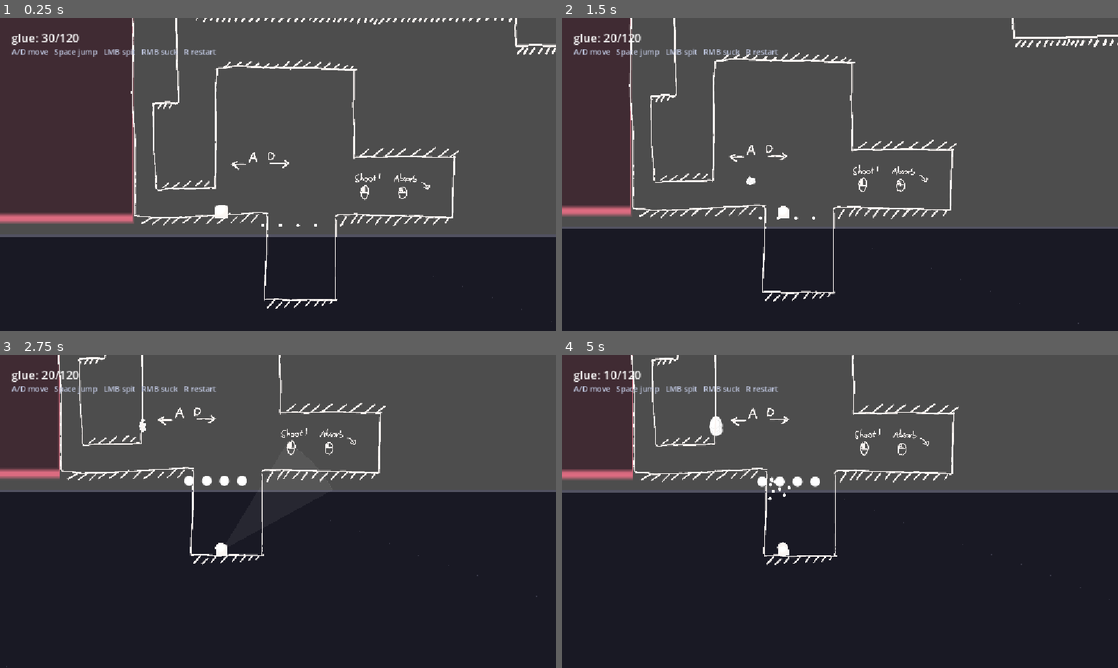
Above: before the commit, frames 1-4 (two rows, left to right).
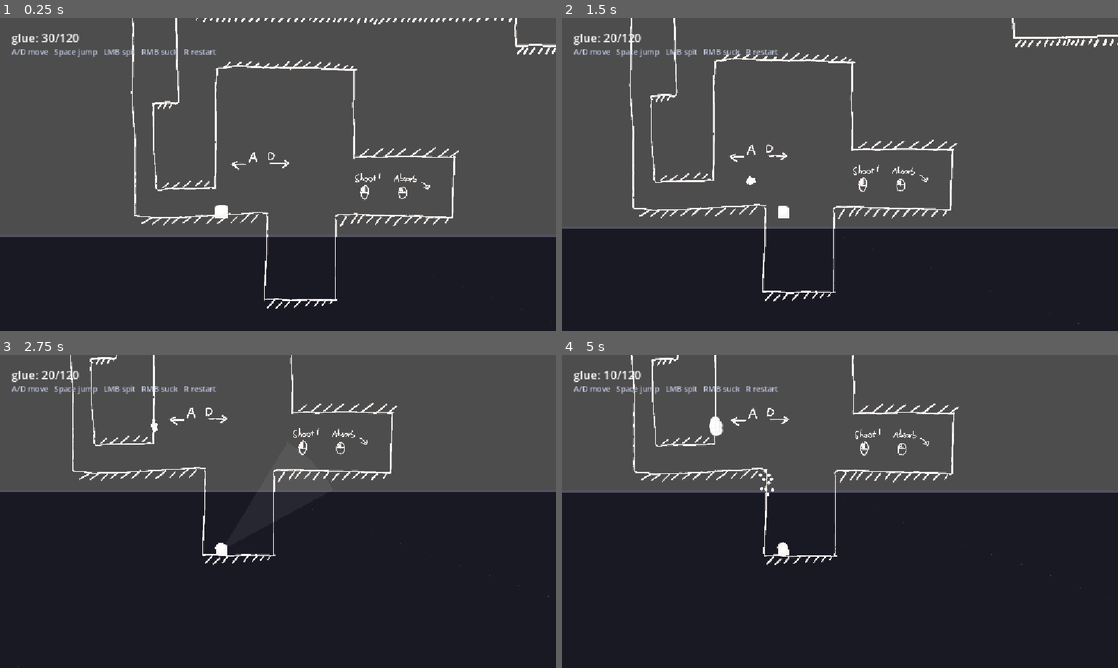
Above: after the commit, the same moments.

Repository: Node000/lumpy
Game: Godot game, scene res://scenes/levels/player_test.tscn
Two runs of this game, one before a commit and one after it. Both use one fixed random seed, a clock stepped at 60 frames per second and the inputs below.
Inputs (mouse positions are in pixels of both pictures, inside the frame that each line leads up to):
- Up to frame 1 (0.25 s): no input
- Up to frame 2 (1.5 s): tap Enter at 0.5 s; move the mouse to (962, 158) at 0.52 s; hold Space (jump) 0.53-1.28 s; hold D (move_right) from 0.53 s (still down); move the mouse to (728, 190) at 1.27 s; click (728, 190) at 1.35 s
- Up to frame 3 (2.75 s): tap Space (jump) at 1.52, 1.55, 1.82, 2.3 s; move the mouse to (333, 442) at 2.02 s; release D (move_right) at 2.03 s; hold A (move_left) from 2.03 s (still down); hold Right mouse button (suck_glue) from 2.03 s (still down)
- Up to frame 4 (5 s): move the mouse to (812, 574) at 2.77 s; release A (move_left) at 2.78 s; release Right mouse button (suck_glue) at 2.78 s; hold D (move_right) 2.78-4.28 s; tap H at 2.85 s; tap Space (jump) at 3.02, 3.05, 3.32, 4.52, 4.55, 4.82 s; move the mouse to (1006, 558) at 3.52 s; hold Space (jump) 3.53-4.28 s; move the mouse to (673, 464) at 4.27 s; hold A (move_left) from 4.28 s (still down); click (673, 464) at 4.35 s

The runs differ from the first frame. In frame 1, 15% of the frame differs, in the area x 0-57%, y 0-67%; in frame 2, 8.7%; in frame 3, 6.8%; in frame 4, 5.1%.

Commit message:
chore: remove code-generated glue balls, glue is hand-placed only

Diff:
--- a/builders/build_paint_lab.gd
+++ /dev/null
@@ -1,69 +0,0 @@
-extends SceneBuilderBase
-## Builds the paint-lab sample level: a small floor plus a few painted walls
-## with placeholder textures (replace res://assets/walls/*.png with your own).
-## This is the editable starting point for the editor-based wall workflow; the
-## player_test level stays untouched.
-
-const PAINT_WALL_SCRIPT := "res://scripts/gameplay/paint_wall.gd"
-
-func _initialize() -> void:
-	var root := Node2D.new()
-	root.name = "PaintLab"
-
-	var bg := Node2D.new()
-	bg.name = "Backdrop"
-	bg.set_script(load("res://scripts/gameplay/level_bg.gd"))
-	root.add_child(bg)
-
-	# Floor: wide painted wall, rough by default.
-	var floor := _paint_wall("Floor", Vector2(160, 420), Vector2(1200, 32), false)
-	floor.scale.y = 1.0
-	root.add_child(floor)
-
-	# Left and right boundary.
-	root.add_child(_paint_wall("WallLeft", Vector2(24, 250), Vector2(48, 420), false))
-	root.add_child(_paint_wall("WallRight", Vector2(296, 250), Vector2(48, 420), false))
-
-	# A smooth shelf in the middle to test glue reflection.
-	var shelf := _paint_wall("ShelfSmooth", Vector2(160, 250), Vector2(180, 24), true)
-	root.add_child(shelf)
-
-	# A rough block on the right side to test glue stopping.
-	root.add_child(_paint_wall("BlockRough", Vector2(230, 360), Vector2(70, 90), false))
-
-	# A resting glue pile spawned by the GlueSpot component, ready to suck.
-	var spot := Node2D.new()
-	spot.name = "GlueSpot"
-	spot.position = Vector2(160, 392)
-	spot.set_script(load("res://scripts/gameplay/glue_spot.gd"))
-	spot.count = 4
-	spot.spread = 12.0
-	root.add_child(spot)
-
-	var hud_layer := CanvasLayer.new()
-	hud_layer.name = "HUD"
-	hud_layer.layer = 10
-	root.add_child(hud_layer)
-	var hud := Control.new()
-	hud.name = "HUDContent"
-	hud.set_anchors_preset(Control.PRESET_FULL_RECT)
-	hud_layer.add_child(hud)
-	var title := Label.new()
-	title.name = "Title"
-	title.position = Vector2(24, 24)
-	title.text = "Paint Lab: drop your texture into assets/walls, replace it on any painted wall"
-	title.add_theme_font_size_override("font_size", 18)
-	title.add_theme_color_override("font_color", Color(0.75, 0.78, 0.88))
-	hud.add_child(title)
-
-	_pack_and_save(root, "res://scenes/levels/paint_lab.tscn")
-
-
-func _paint_wall(node_name: String, pos: Vector2, size_px: Vector2, smooth: bool) -> StaticBody2D:
-	var body := StaticBody2D.new()
-	body.name = node_name
-	body.position = pos
-	body.set_script(load(PAINT_WALL_SCRIPT))
-	body.smooth = smooth
-	body.size_px = size_px
-	return body
--- a/builders/build_player_test.gd
+++ /dev/null
@@ -1,110 +0,0 @@
-extends SceneBuilderBase
-## Builds the player-test level scene from code and saves it to
-## res://scenes/levels/player_test.tscn
-
-func _initialize() -> void:
-	var root := Node2D.new()
-	root.name = "PlayerTest"
-
-	var bg := Node2D.new()
-	bg.name = "Backdrop"
-	bg.set_script(load("res://scripts/gameplay/level_bg.gd"))
-	root.add_child(bg)
-
-	var player := CharacterBody2D.new()
-	player.name = "Player"
-	player.position = Vector2(180, 400)
-
-	var col := CollisionShape2D.new()
-	col.name = "Collision"
-	var circle := CircleShape2D.new()
-	circle.radius = 18.0
-	col.shape = circle
-	player.add_child(col)
-
-	var visual := BlobBackdrop.new()
-	visual.name = "VisualBlob"
-	visual.set_bottom_anchor(14.0)
-	player.add_child(visual)
-
-	var animated := AnimatedSprite2D.new()
-	animated.name = "AnimatedSprite2D"
-	animated.sprite_frames = load("res://assets/character/lumpy_animations.tres")
-	animated.animation = "idle"
-	animated.centered = true
-	animated.position = Vector2(0, -15)
-	animated.scale = Vector2(0.72, 0.72)
-	animated.z_index = 2
-	player.add_child(animated)
-
-	var cam := Camera2D.new()
-	cam.name = "Camera2D"
-	player.add_child(cam)
-
-	player.set_script(load("res://scripts/gameplay/player.gd"))
-	root.add_child(player)
-
-	# Walls
-	var wall := _wall(Vector2(40, 520), Vector2(320, 24), false)
-	root.add_child(wall)
-	var w2 := _wall(Vector2(430, 540), Vector2(720, 40), false)
-	root.add_child(w2)
-	var w3 := _wall(Vector2(120, 250), Vector2(24, 300), false)   # left boundary
-	root.add_child(w3)
-	var w4 := _wall(Vector2(890, 330), Vector2(24, 420), false)   # right boundary
-	root.add_child(w4)
-	var plat := _wall(Vector2(640, 390), Vector2(180, 16), false)
-	root.add_child(plat)
-	var smooth_wall := _wall(Vector2(680, 150), Vector2(150, 16), true)
-	root.add_child(smooth_wall)
-	var vertical := _wall(Vector2(330, 330), Vector2(16, 90), true)
-	root.add_child(vertical)
-
-	var level_script := Node2D.new()
-	level_script.name = "LevelLogic"
-	level_script.set_script(load("res://scripts/gameplay/player_test_level.gd"))
-	root.add_child(level_script)
-	level_script.call("set_player", player)
-
-	var hud_layer := CanvasLayer.new()
-	hud_layer.name = "HUD"
-	hud_layer.layer = 10
-	var hud := Control.new()
-	hud.name = "HUDContent"
-	hud.set_anchors_preset(Control.PRESET_FULL_RECT)
-	hud_layer.add_child(hud)
-	var glue_label := Label.new()
-	glue_label.name = "GlueLabel"
-	glue_label.position = Vector2(24, 24)
-	glue_label.text = "glue: --/--"
-	glue_label.add_theme_font_size_override("font_size", 24)
-	hud.add_child(glue_label)
-	var controls := Label.new()
-	controls.name = "Controls"
-	controls.position = Vector2(24, 58)
-	controls.text = "A/D move   Space jump   LMB spit   RMB suck   R restart"
-	controls.add_theme_color_override("font_color", Color(0.75, 0.78, 0.88))
-	hud.add_child(controls)
-	hud.set_script(load("res://scripts/gameplay/level_hud.gd"))
-	# The HUD logic script is attached to the full-rect Control, not the
-	# CanvasLayer, so it can find GlueLabel without breaking native inheritance.
-	root.add_child(hud_layer)
-
-	_pack_and_save(root, "res://scenes/levels/player_test.tscn")
-
-
-func _wall(pos: Vector2, size: Vector2, smooth: bool) -> StaticBody2D:
-	var body := StaticBody2D.new()
-	body.name = "WallSmooth" if smooth else "Wall"
-	body.position = pos
-	var s := RectangleShape2D.new()
-	s.size = size
-	var cs := CollisionShape2D.new()
-	cs.name = "Shape"
-	cs.shape = s
-	body.add_child(cs)
-	var script := load("res://scripts/gameplay/test_wall.gd")
-	body.set_script(script)
-	body.smooth = smooth
-	body.collision_layer = 2 if smooth else 1
-	return body
--- a/scenes/levels/player_test.tscn
+++ b/scenes/levels/player_test.tscn
@@ -4,8 +4,6 @@
 [ext_resource type="Script" uid="uid://c4n63ljpprydf" path="res://scripts/gameplay/player.gd" id="2_bvm0p"]
 [ext_resource type="Script" uid="uid://k365tnjdxevo" path="res://scripts/gameplay/blob_backdrop.gd" id="3_f482d"]
 [ext_resource type="SpriteFrames" uid="uid://bsbtryl4v8v8n" path="res://assets/character/lumpy_animations.tres" id="4_p5qbh"]
-[ext_resource type="Script" uid="uid://b0hm3daen57dg" path="res://scripts/gameplay/test_wall.gd" id="5_ro0ym"]
-[ext_resource type="Script" uid="uid://dhthq280ccnvi" path="res://scripts/gameplay/player_test_level.gd" id="6_o7xpx"]
 [ext_resource type="Script" uid="uid://x7756bwqmrgc" path="res://scripts/gameplay/level_hud.gd" id="7_2blty"]
 [ext_resource type="Texture2D" uid="uid://dwrqhsd4ddj3j" path="res://design/char.png" id="8_bvm0p"]
 [ext_resource type="Texture2D" uid="uid://bevvhvyg30r5d" path="res://design/level.png" id="9_f482d"]
@@ -168,7 +166,6 @@
 [node name="Wall2" type="StaticBody2D" parent="." unique_id=590193170]
 position = Vector2(-377, 298.99997)
 scale = Vector2(1.6, 11.5999975)
-script = ExtResource("5_ro0ym")
 
 [node name="Shape24" type="CollisionShape2D" parent="Wall2" unique_id=160067285]
 position = Vector2(284.375, 24.017246)
@@ -364,9 +361,6 @@
 position = Vector2(483.75, -40.366386)
 scale = Vector2(0.625, 0.08620692)
 shape = SubResource("RectangleShape2D_o7xpx")
-
-[node name="LevelLogic" type="Node2D" parent="." unique_id=487241875]
-script = ExtResource("6_o7xpx")
 
 [node name="HUD" type="CanvasLayer" parent="." unique_id=1604737722]
 layer = 10
--- a/scripts/gameplay/player_test_level.gd
+++ /dev/null
@@ -1,32 +0,0 @@
-extends Node2D
-## Player test level controller. Spawns a few free glue balls resting on the
-## floor so right-click suck has something to grab without spitting first.
-
-var player: Node2D = null
-
-
-func set_player(value: Node2D) -> void:
-	player = value
-
-
-func _ready() -> void:
-	if player == null:
-		player = get_parent().get_node_or_null("Player")
-	# The level owns the preallocated pool balls for this test session.
-	_spawn_free_glue()
-
-
-func _spawn_free_glue() -> void:
-	var x := 320.0
-	for i in 4:
-		var ball: Node = GluePool.take_ball()
-		if ball == null:
-			continue
-		ball.global_position = Vector2(x, 462.0)
-		ball.call("place_at_rest")
-		x += 60.0
-
-
-func clear_free_glue() -> void:
-	for ball in GluePool.get_busy_list():
-		GluePool.release_ball(ball)
--- a/tests/test_player_glue.gd
+++ b/tests/test_player_glue.gd
@@ -140,10 +140,8 @@
 	Input.action_release("suck_glue")
 	await _wait_physics_frames(1)
 
-	var balls := get_nodes_in_group("glue_ball")
-	_assert(balls.size() >= 4, "player test spawns four glue balls")
-	for pooled_ball in balls:
-		_assert(pooled_ball.has_method("place_at_rest"), "glue ball exposes rest state")
+	_assert(level.get_node_or_null("LevelLogic") == null, "player test no longer auto-spawns glue")
+	_assert(load("res://scripts/gameplay/glue_spot.gd") != null, "manual glue spot component stays available")
 
 	level.free()
 	if _failed:
